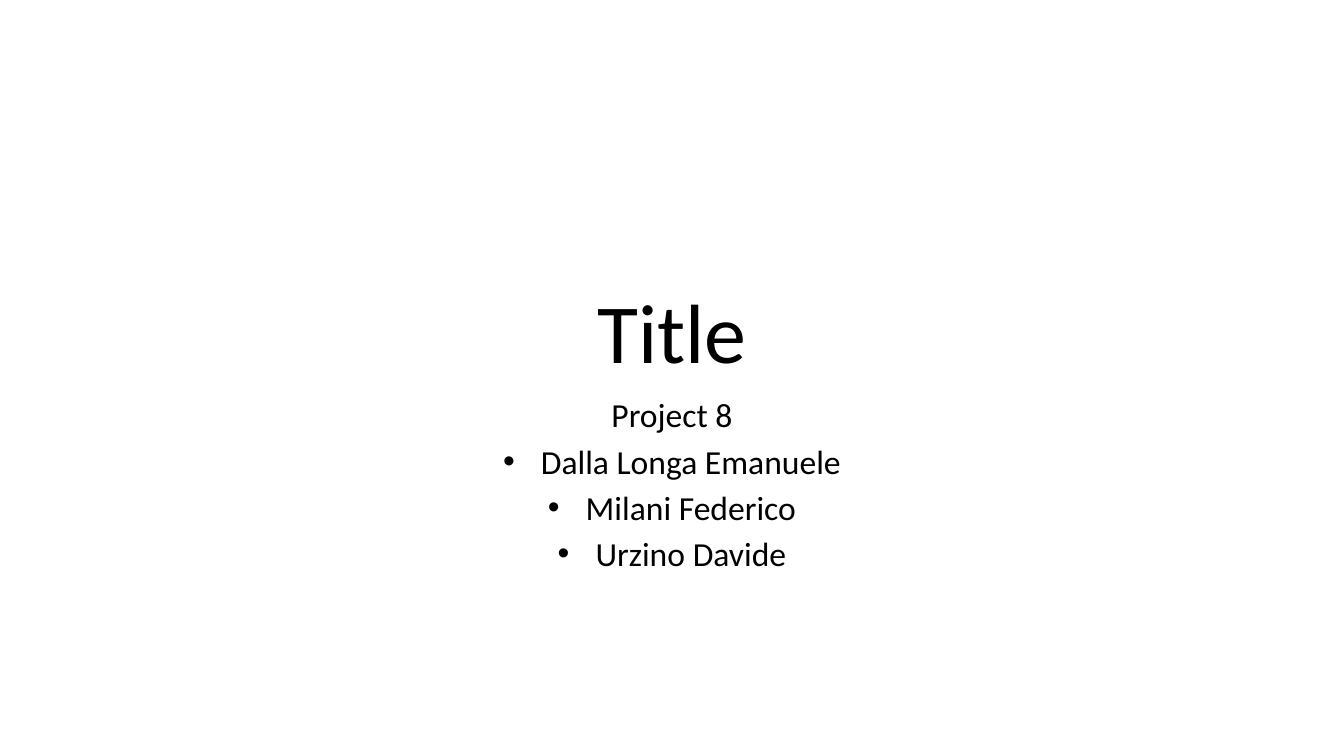
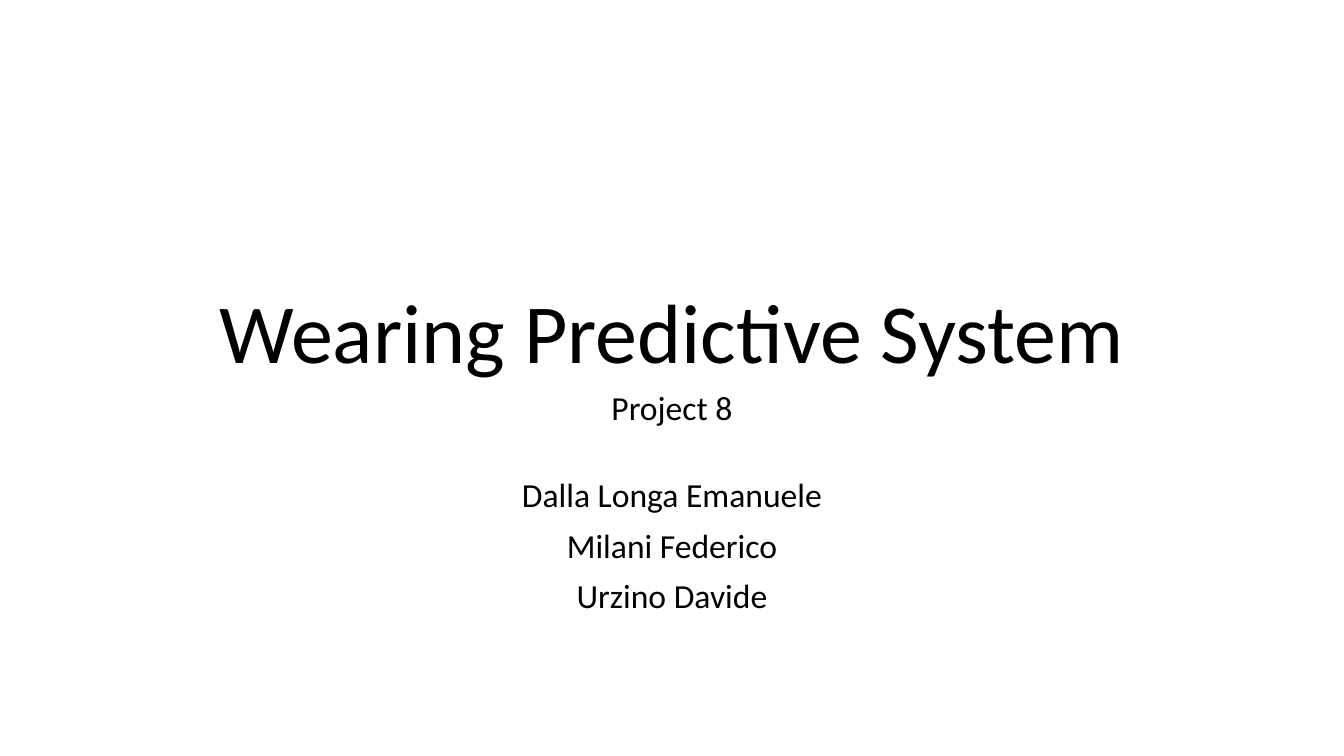
Before and after one commit to urzino/FanMonitoringBlueCoin, a slide deck: slide 1 of Pervasive_presentation_Milestone1_group8.pptx. Drawn at 1344x756 pixels with LibreOffice and Linux fonts; fonts in the diff are those of the drawing. Boxes give left, top, right and bottom in pixels: in the first picture for what was removed or moved away, otherwise in the second. Text is boxed around its words. In the diff, an @@ line names an element or a change of style, - is before the commit and + after.

```diff
--- a/Pervasive_presentation_Milestone1_group8.pptx
+++ b/Pervasive_presentation_Milestone1_group8.pptx
@@ title at box(220, 304, 1124, 378): text changed @@
-Title
+Wearing Predictive System
@@ subtitle at box(611, 404, 732, 433): paragraph removed @@
-Project 8
@@ text added at box(611, 397, 732, 426), 24 pt, text #000000 @@
+Project 8
@@ subtitle "Dalla Longa Emanuele": place and size @@
-subtitle "Dalla Longa Emanuele" at box(541, 404, 841, 567)
+subtitle "Dalla Longa Emanuele" at box(522, 483, 822, 609)
@@ subtitle "Dalla Longa Emanuele" at box(522, 483, 822, 609): bullet • to none; line spacing 0.8 to 0.9 @@
```
Also in this commit, not shown: 7 other slides changed, 1 slide added.
